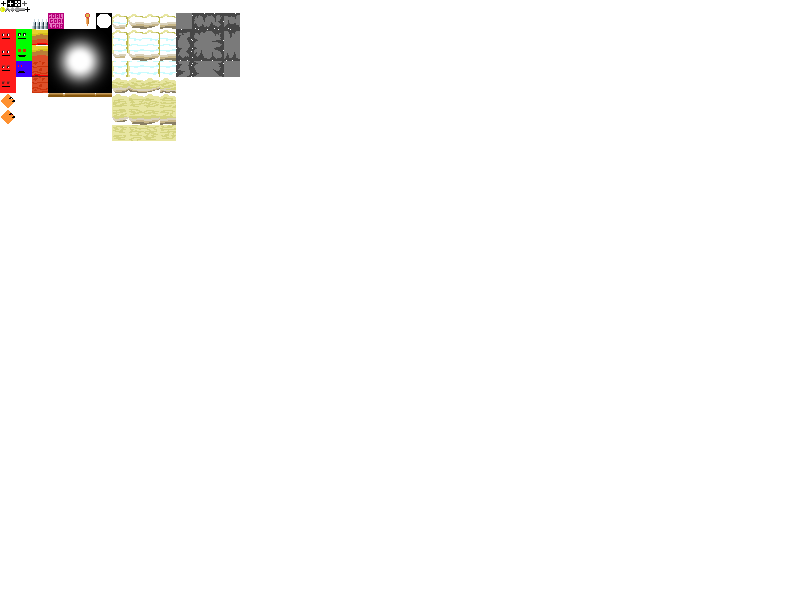
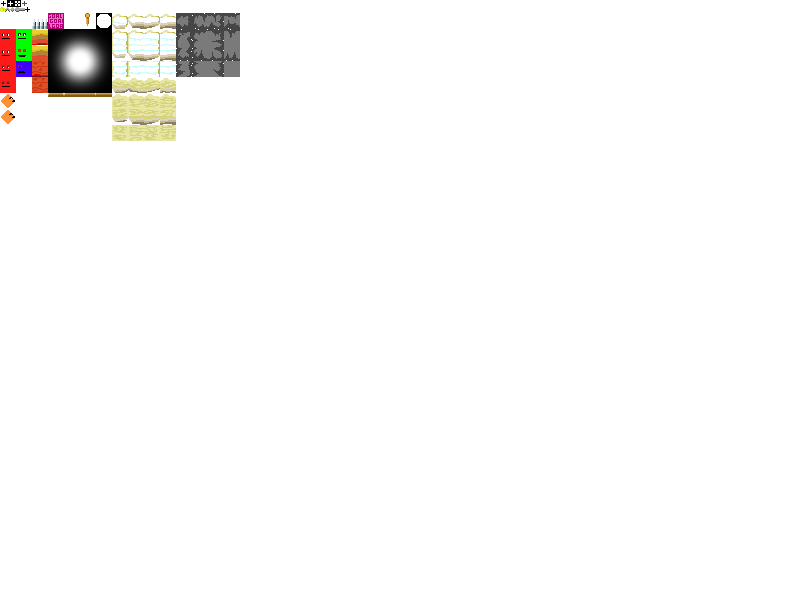
Comparing the layer stacks of the two 800x600 images. Changes:
painted on "StoneLayerNone" over [176, 13, 192, 29]
